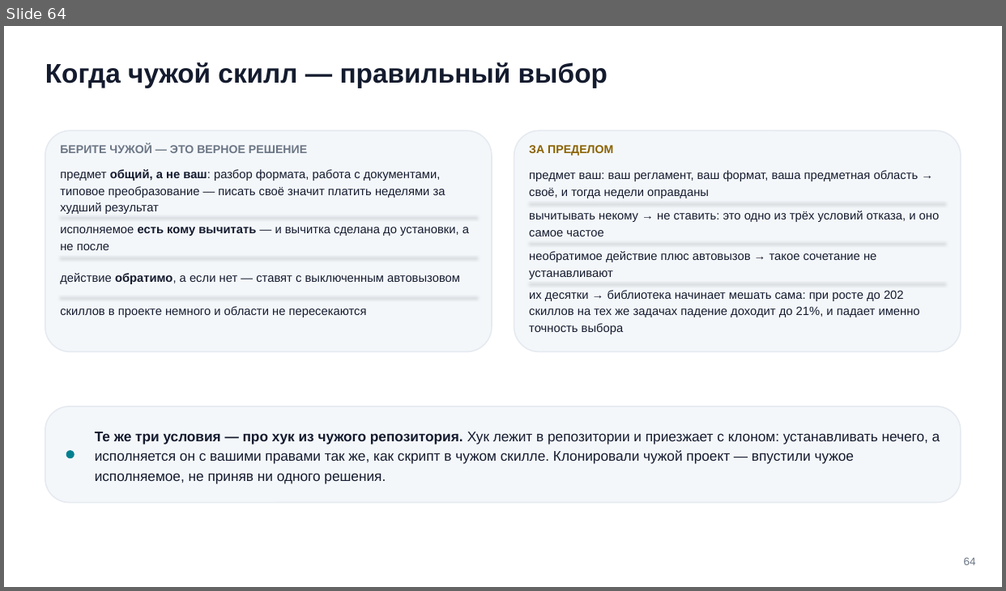
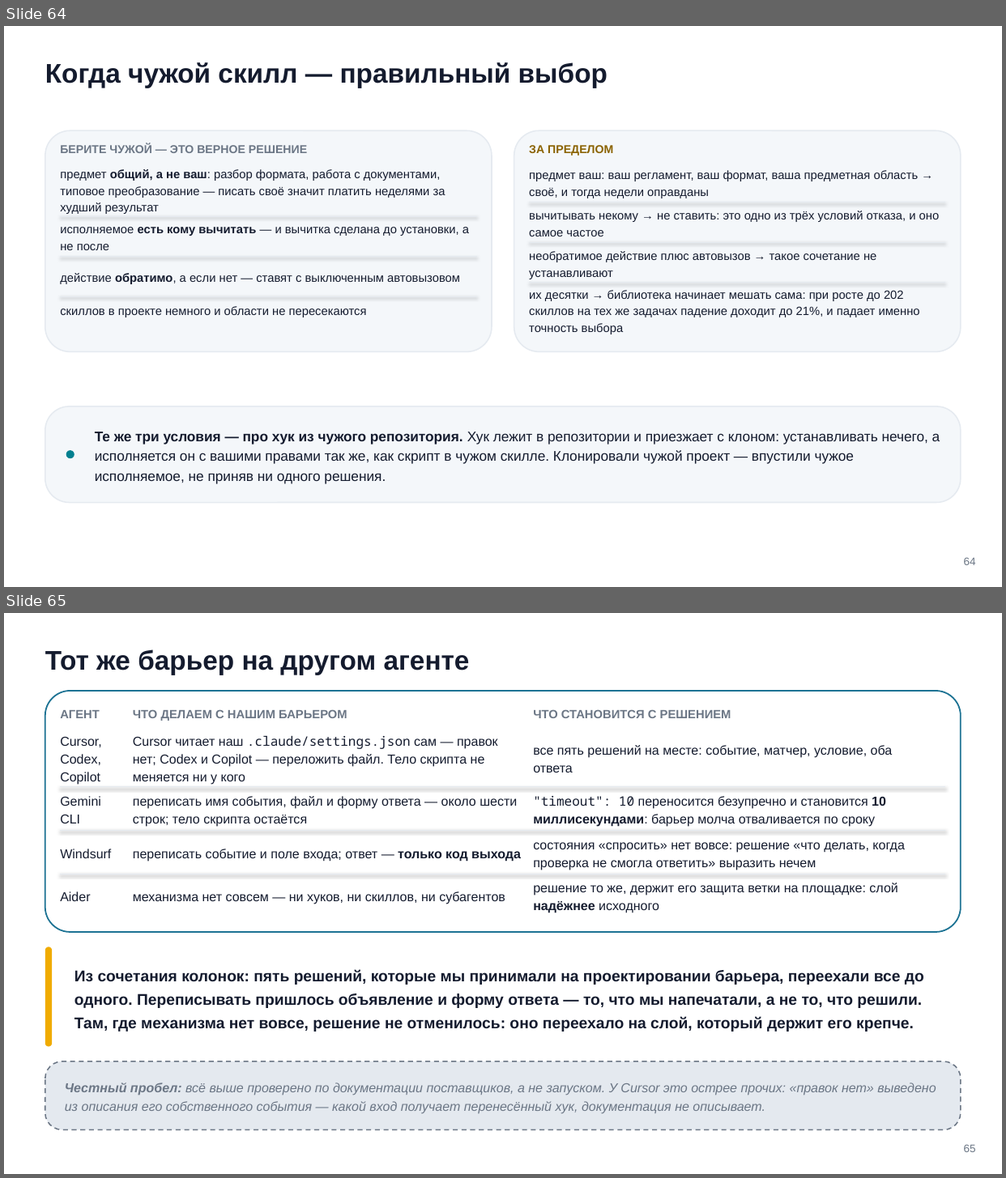
Before and after one commit to tellina-study/AI-usage-lessons, a slide deck: library/seminars/sem-05/rendered/sem-05.pptx. Shown one above the other, each under a label of ours: slide 64 before the commit, slides 64 and 65 after it. The pictures are 1006x591 and 1006x1178 pixels, drawn with LibreOffice and Linux fonts; fonts in the diff are those of the drawing. Boxes give left, top, right and bottom in pixels: in the first picture for what was removed or moved away, otherwise in the second. Text is boxed around its words. In the diff, an @@ line names an element or a change of style, - is before the commit and + after.

Commit message:
Кейс 6: свидетельства за разбор, повтор с кейсом 4 разведён, снимок проверки скиллов снят живьём и опроверг два утверждения исследования #211

```diff
--- a/library/seminars/sem-05/rendered/sem-05.pptx
+++ b/library/seminars/sem-05/rendered/sem-05.pptx
@@ slide 65 added at <box>4,613,1002,1174</box>, background #FFFFFF @@
@@ text added at <box>45,649,470,675</box>, 26 pt, text #141B2E, bold @@
+Тот же барьер на другом агенте
@@ rounded rectangle added at <box>45,691,961,933</box>, fill #FFFFFF, outline #1C7293 1.4 pt @@
@@ text added at <box>133,709,347,721</box>, 11.5 pt, text #6B7685, bold @@
+ЧТО ДЕЛАЕМ С НАШИМ БАРЬЕРОМ
@@ text added at <box>533,709,731,718</box>, 11.5 pt, text #6B7685, bold @@
+ЧТО СТАНОВИТСЯ С РЕШЕНИЕМ
@@ text added at <box>60,710,100,718</box>, 11.5 pt, text #6B7685, bold @@
+АГЕНТ
@@ text added at <box>60,736,102,785</box>, 12.5 pt, text #141B2E @@
+Cursor, Codex, Copilot
@@ text added at <box>133,735,498,785</box>, 12.5 pt, text #141B2E @@
+Cursor читает наш .claude/settings.json сам — правок нет; Codex и Copilot — переложить файл. Тело скрипта не меняется ни у кого
@@ text added at <box>533,745,893,773</box>, 12.5 pt, text #141B2E @@
+все пять решений на месте: событие, матчер, условие, оба ответа
@@ line added from (60, 787) to (946, 787), #E5EAF0 0.75 pt @@
@@ text added at <box>60,796,101,824</box>, 12.5 pt, text #141B2E @@
+Gemini CLI
@@ text added at <box>133,796,517,827</box>, 12.5 pt, text #141B2E @@
+переписать имя события, файл и форму ответа — около шести строк; тело скрипта остаётся
@@ text added at <box>533,796,886,827</box>, 12.5 pt, text #141B2E @@
+"timeout": 10 переносится безупречно и становится 10 миллисекундами: барьер молча отваливается по сроку
@@ line added from (60, 831) to (946, 831), #E5EAF0 0.75 pt @@
@@ text added at <box>60,849,111,858</box>, 12.5 pt, text #141B2E @@
+Windsurf
@@ text added at <box>133,849,521,862</box>, 12.5 pt, text #141B2E @@
+переписать событие и поле входа; ответ — только код выхода
@@ text added at <box>533,842,905,871</box>, 12.5 pt, text #141B2E @@
+состояния «спросить» нет вовсе: решение «что делать, когда проверка не смогла ответить» выразить нечем
@@ line added from (60, 875) to (946, 875), #E5EAF0 0.75 pt @@
@@ text added at <box>60,892,90,901</box>, 12.5 pt, text #141B2E @@
+Aider
@@ text added at <box>133,892,505,905</box>, 12.5 pt, text #141B2E @@
+механизма нет совсем — ни хуков, ни скиллов, ни субагентов
@@ text added at <box>533,883,897,914</box>, 12.5 pt, text #141B2E @@
+решение то же, держит его защита ветки на площадке: слой надёжнее исходного
@@ rounded rectangle added at <box>45,947,52,1046</box>, fill #F0AB00 @@
@@ text added at <box>74,969,924,1032</box>, 15 pt, text #141B2E, bold @@
+Из сочетания колонок: пять решений, которые мы принимали на проектировании барьера, переехали все до одного. Переписывать пришлось объявление и форму ответа — то, что мы напечатали, а не то, что решили. Там, где механизма нет вовсе, решение не отменилось: оно переехало на слой, который держит его крепче.
@@ rounded rectangle added at <box>45,1062,961,1130</box>, fill #E4E9EF, outline #6B7685 1.2 pt dashed @@
@@ text added at <box>65,1083,936,1114</box>, 12.5 pt, text #6B7685, italic @@
+Честный пробел: всё выше проверено по документации поставщиков, а не запуском. У Cursor это острее прочих: «правок нет» выведено из описания его собственного события — какой вход получает перенесённый хук, документация не описывает.
@@ text added at <box>964,1144,976,1152</box>, 10.5 pt, text #6B7685 @@
+65
```
Also in this commit, not shown: 5 slides changed, 13 other files.
